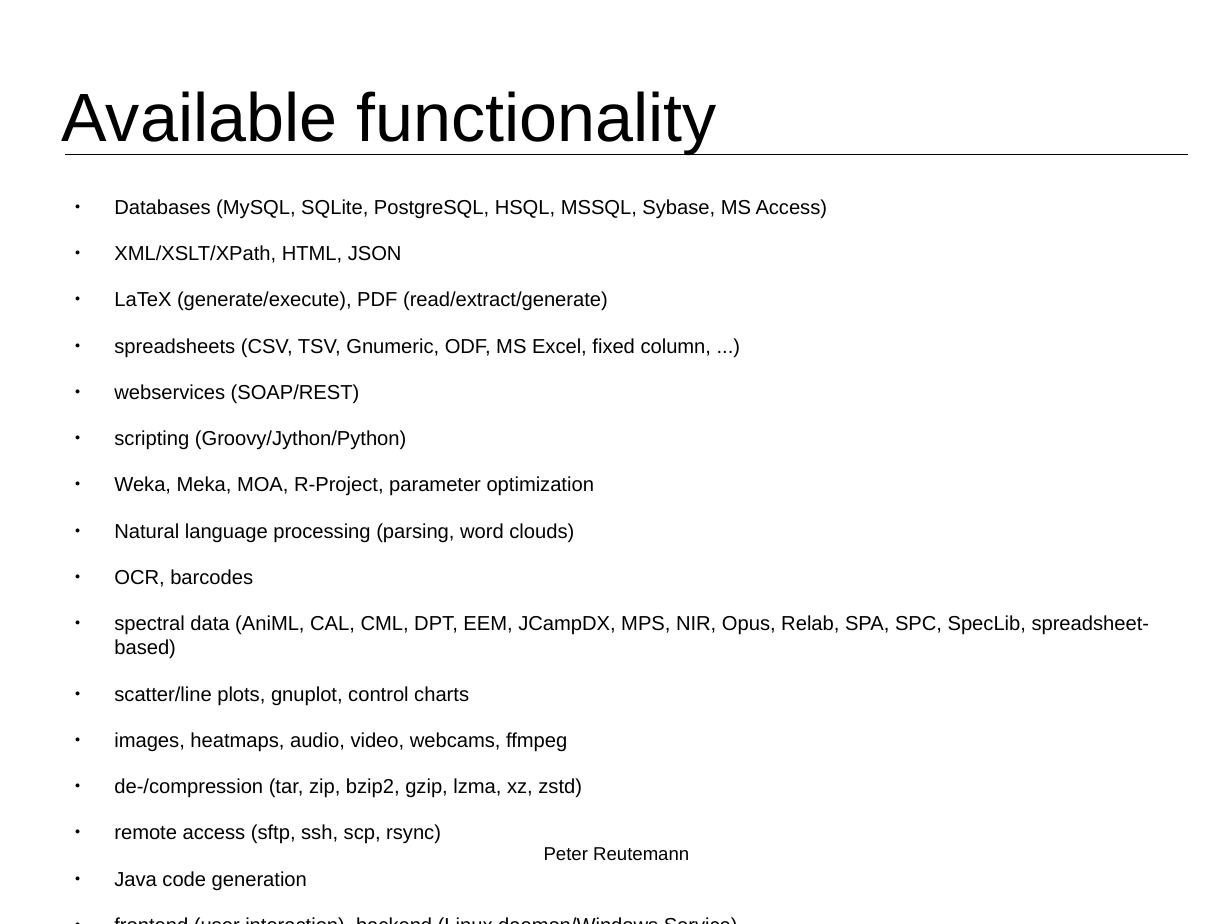
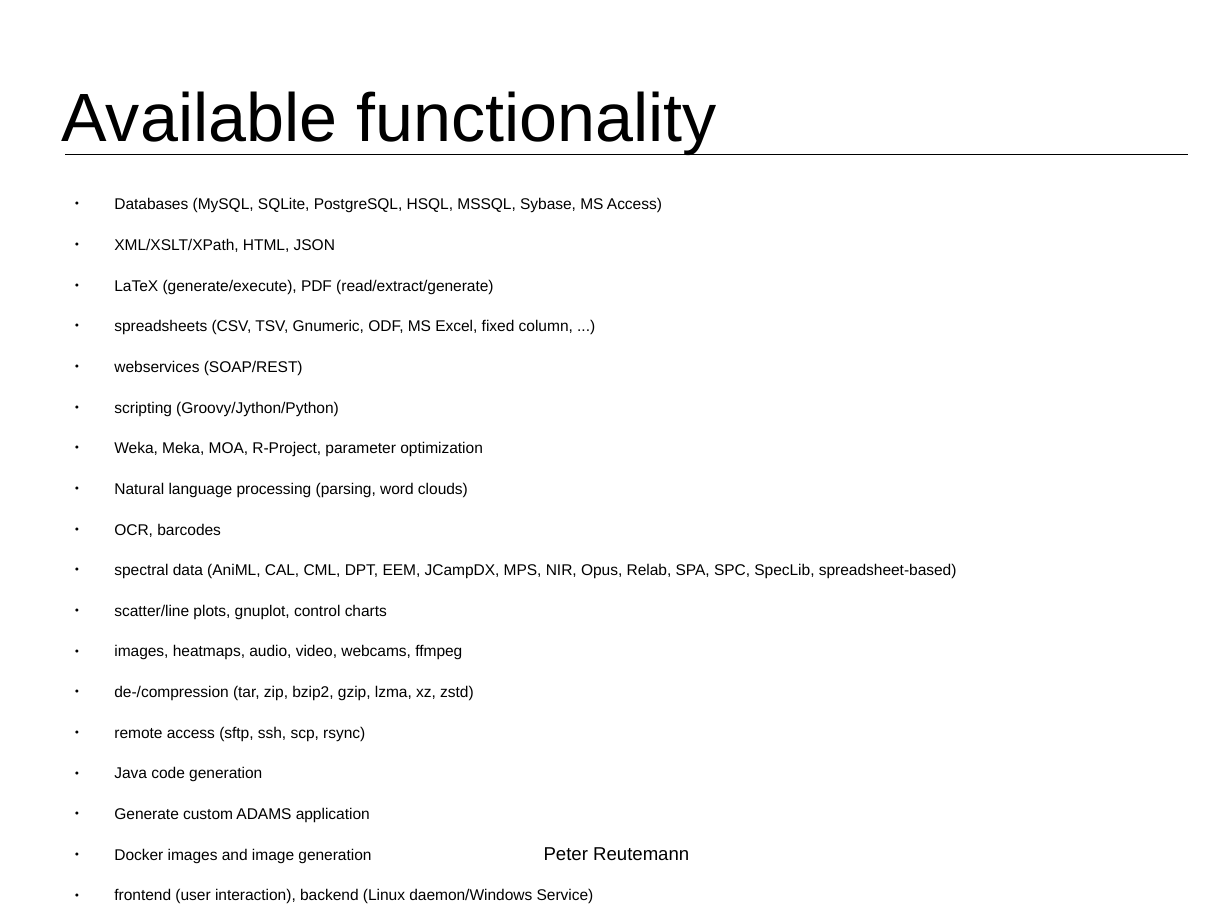
Before and after one commit to fracpete/weka-user-conference-2021, a slide deck: slide 10 of adams/adams.odp. Drawn at 1232x924 pixels with LibreOffice and Linux fonts; fonts in the diff are those of the drawing; background and template pictures are left out. Boxes give left, top, right and bottom in pixels: in the first picture for what was removed or moved away, otherwise in the second. Text is boxed around its words. In the diff, an @@ line names an element or a change of style, - is before the commit and + after.

Commit message:
updated

```diff
--- a/adams/adams.odp
+++ b/adams/adams.odp
@@ text at box(114, 197, 957, 904): size 13 to 10 pt @@
@@ text at box(114, 807, 371, 863): paragraphs added @@
+● Generate custom ADAMS application
+● Docker images and image generation
```
Also in this commit, not shown: 1 other slide changed.
